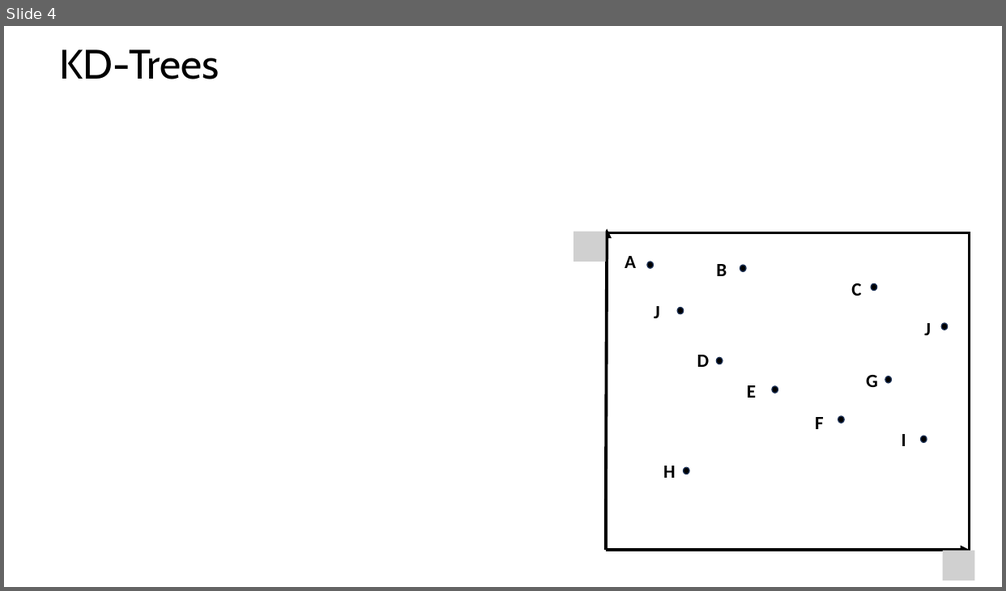
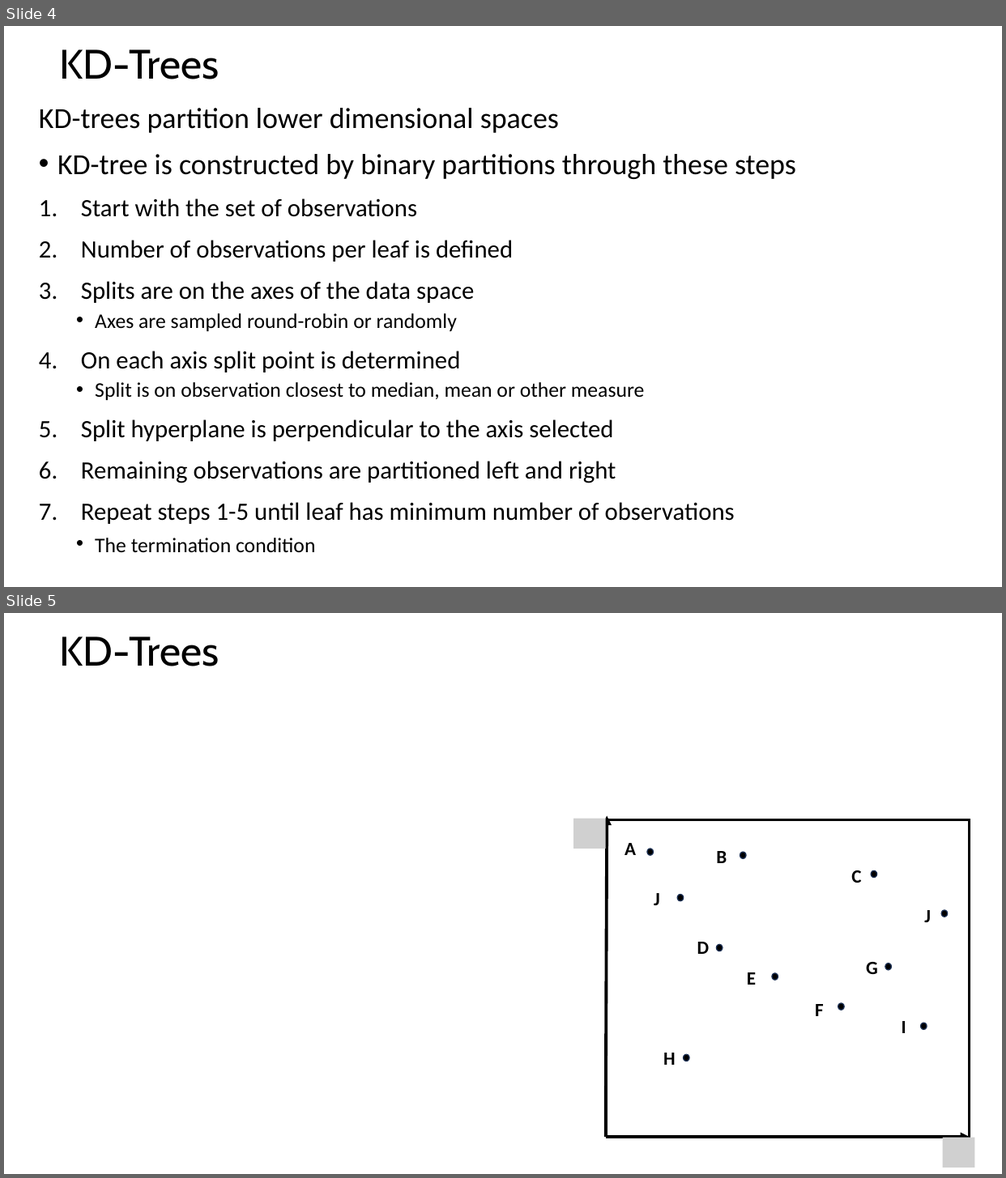
Before and after one commit to StephenElston/CSCI-E-108, a slide deck: slides/5_HighDimensionalSlimilarity_LSH.pptx. Shown one above the other, each under a label of ours: slide 4 before the commit, slides 4 and 5 after it. The pictures are 1006x591 and 1006x1178 pixels, drawn with LibreOffice and Linux fonts; fonts in the diff are those of the drawing; grey boxes stand for pictures. Boxes give left, top, right and bottom in pixels: in the first picture for what was removed or moved away, otherwise in the second. Text is boxed around its words. In the diff, an @@ line names an element or a change of style, - is before the commit and + after.

Commit message:
Added slides for KD-tree example

```diff
--- a/slides/5_HighDimensionalSlimilarity_LSH.pptx
+++ b/slides/5_HighDimensionalSlimilarity_LSH.pptx
@@ slide 4 added at (4,26,1002,587), background #FFFFFF @@
@@ title added at (59,49,219,79), 39.6 pt, text #000000 @@
+KD-Trees
@@ text added at (39,108,796,552), 24 pt, text #000000 @@
+KD-trees partition lower dimensional spaces
+• KD-tree is constructed by binary partitions through these steps
+1. Start with the set of observations
+2. Number of observations per leaf is defined
+3. Splits are on the axes of the data space
+  • Axes are sampled round-robin or randomly
+4. On each axis split point is determined
+  • Split is on observation closest to median, mean or other measure
+5. Split hyperplane is perpendicular to the axis selected
+6. Remaining observations are partitioned left and right
+7. Repeat steps 1-5 until leaf has minimum number of observations
+  • The termination condition
@@ what was slide 4 is now slide 5 @@
```
Also in this commit, not shown: 1 slide changed, 3 other slides added.
